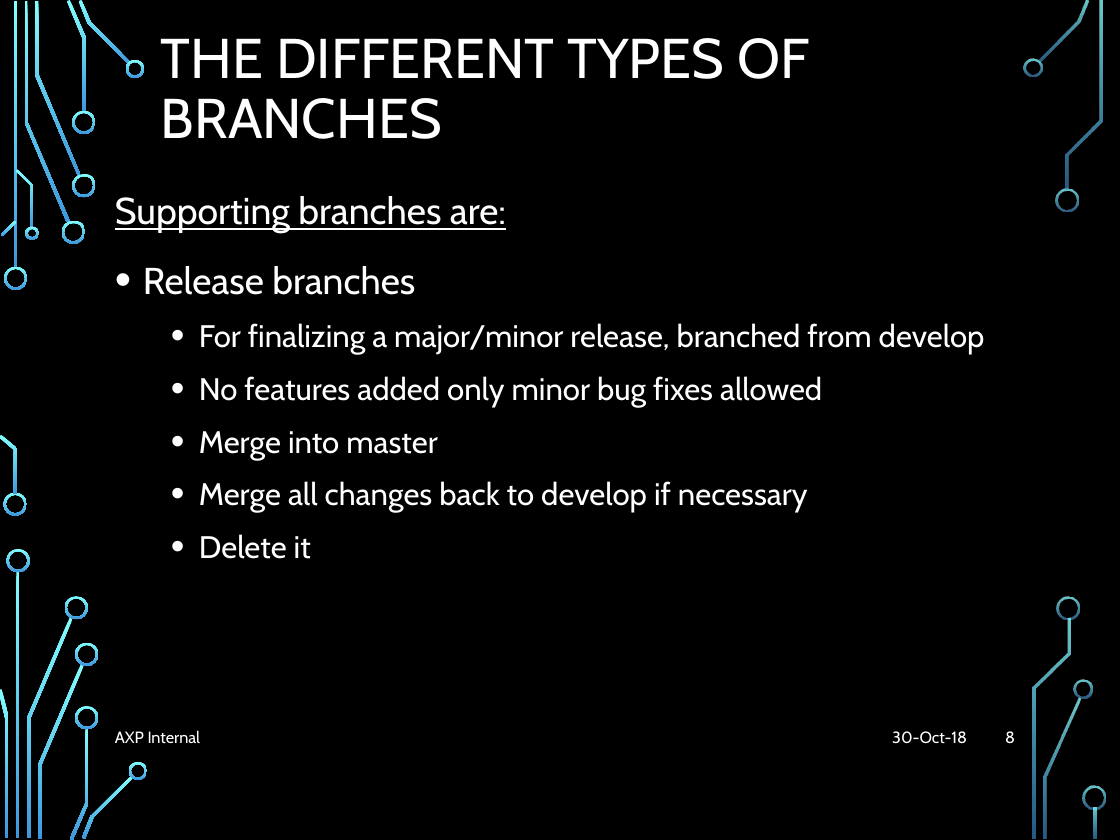
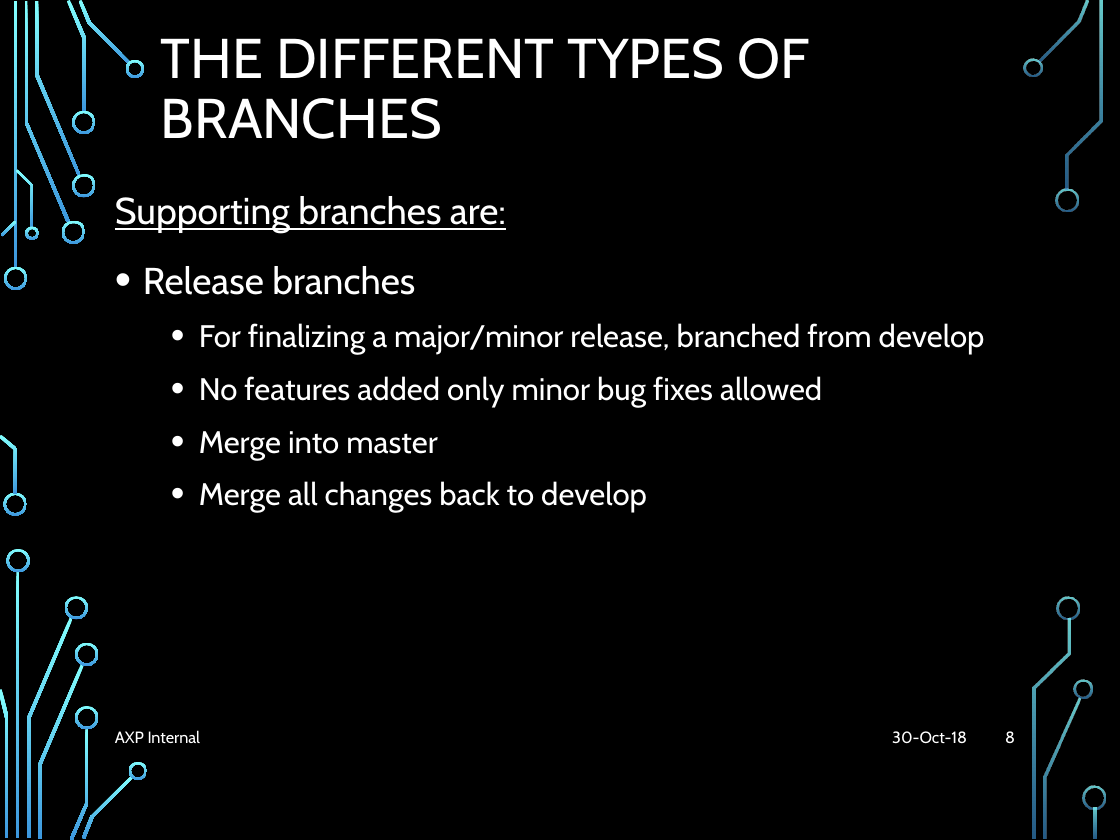
Before and after one commit to liyuan6006/GitStrategies, a slide deck: slide 8 of Branching.pptx. Drawn at 1120x840 pixels with LibreOffice and Linux fonts; fonts in the diff are those of the drawing; background and template pictures are left out. Boxes give left, top, right and bottom in pixels: in the first picture for what was removed or moved away, otherwise in the second. Text is boxed around its words. In the diff, an @@ line names an element or a change of style, - is before the commit and + after.

```diff
--- a/Branching.pptx
+++ b/Branching.pptx
@@ text at (199, 481, 647, 513): text changed @@
-  • Merge all changes back to develop if necessary
-  • Delete it
+  • Merge all changes back to develop
```
Also in this commit, not shown: 3 other slides changed, 2 slides removed.
